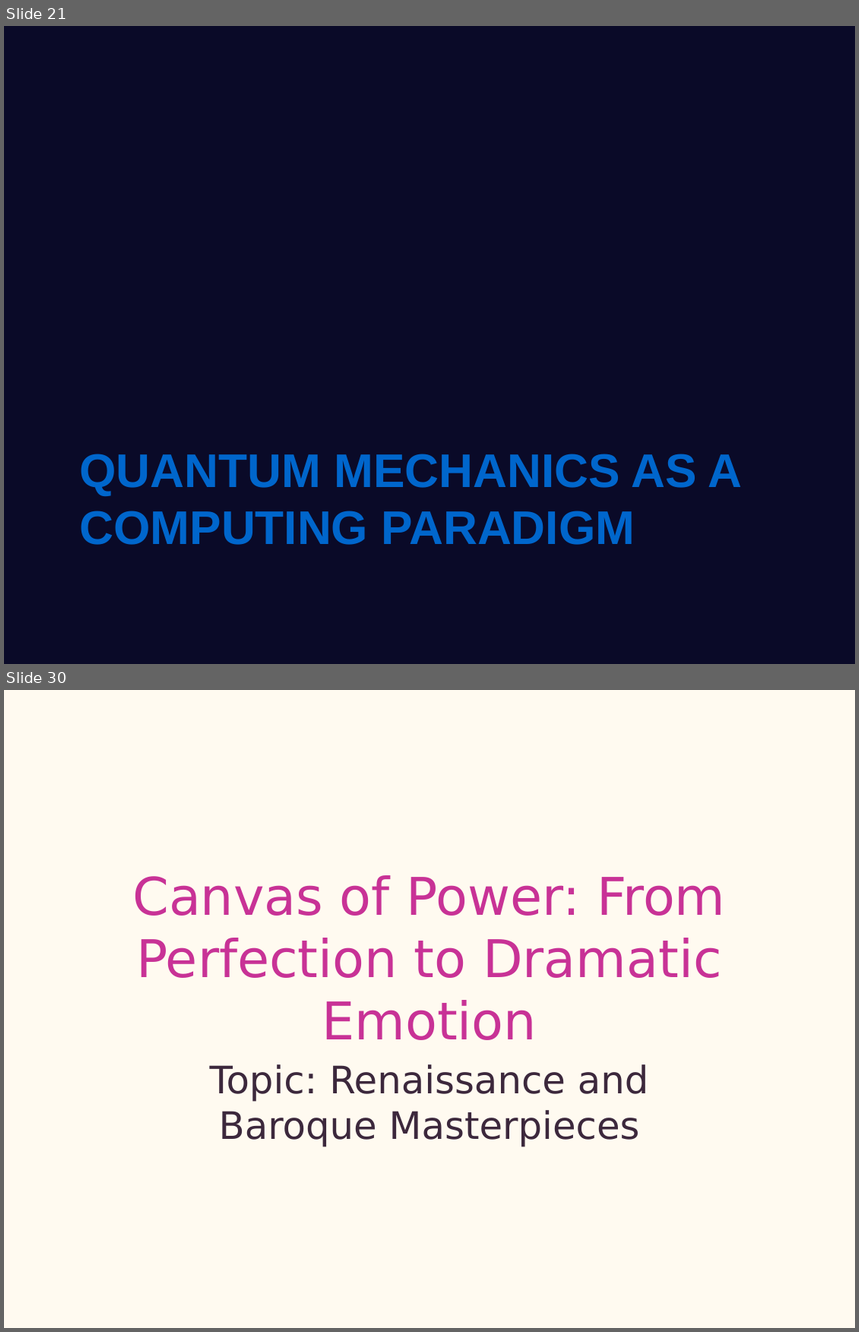
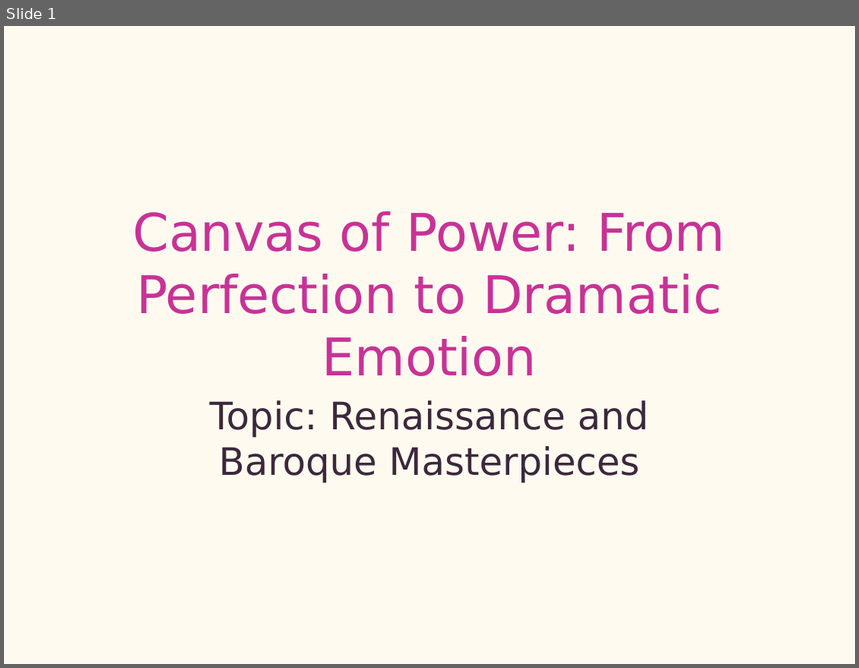
Before and after one commit to yeasy/AutoPPT, a slide deck: samples/en_art.pptx. Shown one above the other, each under a label of ours: slides 21 and 30 before the commit, slide 1 after it; the slides between them are not shown. The pictures are 859x1332 and 859x668 pixels, drawn with LibreOffice and Linux fonts; fonts in the diff are those of the drawing. Boxes give left, top, right and bottom in pixels: in the first picture for what was removed or moved away, otherwise in the second. Text is boxed around its words. In the diff, an @@ line names an element or a change of style, - is before the commit and + after.

```diff
--- a/samples/en_art.pptx
+++ b/samples/en_art.pptx
@@ slide 21 removed at (4,26,855,664), background #0A0A28 @@
@@ title removed at (80,454,743,545) @@
-QUANTUM MECHANICS AS A COMPUTING PARADIGM
@@ what was slide 30 is now slide 1 @@
```
Also in this commit, not shown: 1 slide changed, 28 other slides removed, 6 other files.
